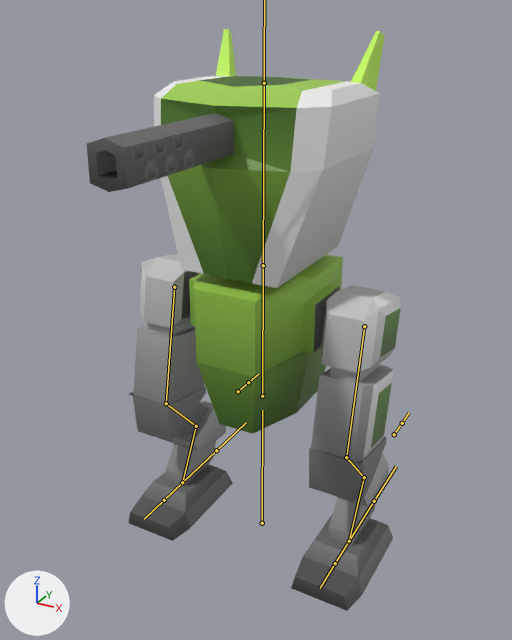
The FBX model Assets/Models/EnemyModelPeon.fbx: old version first, new version second.
The view is the same before and after, from a camera (50 mm lens) standing at (0.776, -1.448, 1.36) and looking at (0.035, -0.102, 0.686). Every picture has the same lights, and +X, +Y and +Z are marked at lower left. Both versions are drawn at frame 1 of the action 'SmallArmature|IdleMech.001'; the numbers are the values there. The bones that bend it are drawn over the model as lines.

Objects in the first picture: 'EBody'.
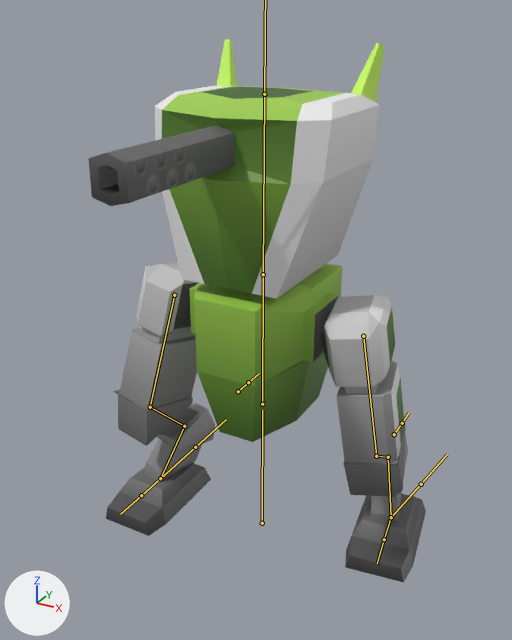
Boxes (x1, y1, x2, y2) around the edits, measured in the pictures (512 x 640 px):
'EBody', posed (7% wider, 7% shorter)
    before: (87, 29, 401, 611)
    after: (89, 39, 426, 582)
bone 'LowerCoreBone', root to tip
    before: (262, 396) to (263, 263)
    after: (262, 404) to (263, 272)
bone 'Thigh.L', root to tip
    before: (364, 326) to (346, 457)
    after: (363, 336) to (376, 456)
bone 'MidLeg.L', root to tip
    before: (346, 457) to (364, 477)
    after: (376, 456) to (388, 457)
bone 'LowerLeg.L', root to tip
    before: (364, 477) to (349, 541)
    after: (388, 457) to (391, 517)
bone 'Foot.L', root to tip
    before: (349, 541) to (335, 563)
    after: (391, 517) to (384, 539)
bone 'Thigh.R', root to tip
    before: (174, 287) to (166, 403)
    after: (174, 295) to (150, 407)
bone 'MidLeg.R', root to tip
    before: (166, 403) to (196, 426)
    after: (150, 407) to (184, 426)
bone 'LowerLeg.R', root to tip
    before: (196, 426) to (182, 482)
    after: (184, 426) to (160, 478)
bone 'Foot.R', root to tip
    before: (182, 482) to (164, 500)
    after: (160, 478) to (141, 495)

What the commit changed:
Bone 'LowerCoreBone' (bone_lowercorebone) moves from (0.0, 0.024, 0.0) to (0.0, 0.0, 0.0).
Bone 'Thigh.L' (bone_thigh_l) turns from (0, 0, -1) to (-9, -13, -13) degrees about its own x, y and z.
Bone 'MidLeg.L' (bone_midleg_l) turns from (0, 0, 7) to (0, 0, 6) degrees about its own x, y and z.
Bone 'LowerLeg.L' (bone_lowerleg_l) turns from (0, 0, -10) to (0, 0, -8) degrees about its own x, y and z.
Bone 'Foot.L' (bone_foot_l) turns from (0, 0, 4) to (4, -9, 15) degrees about its own x, y and z.
Bone 'Thigh.R' (bone_thigh_r) turns from (0, 0, 1) to (-8, 7, -2) degrees about its own x, y and z.
Bone 'MidLeg.R' (bone_midleg_r) turns from (0, 0, -7) to (0, 0, -1) degrees about its own x, y and z.
Bone 'LowerLeg.R' (bone_lowerleg_r) turns from (0, 0, 10) to (0, 0, 2) degrees about its own x, y and z.
Bone 'Foot.R' (bone_foot_r) turns from (0, 0, -4) to (9, 6, 2) degrees about its own x, y and z.
